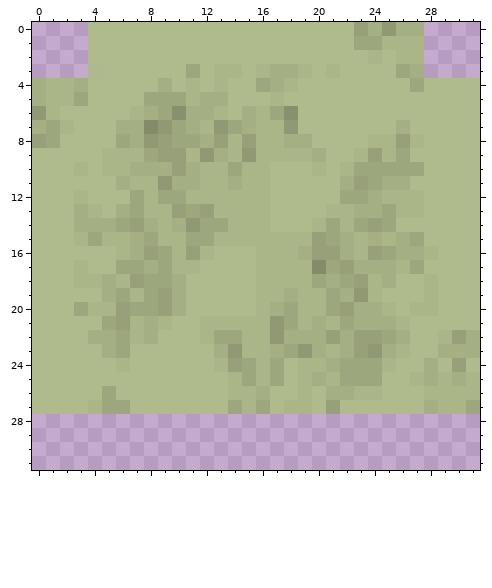
Pixel-art sprite -- Dido/DiDo/DiDo/Assets/Tiles/paths/t/180.png. The picture above was drawn from the file before the commit.
The file is 32x32 pixels. Colours within 5 levels of each other are drawn and written as one.
After:
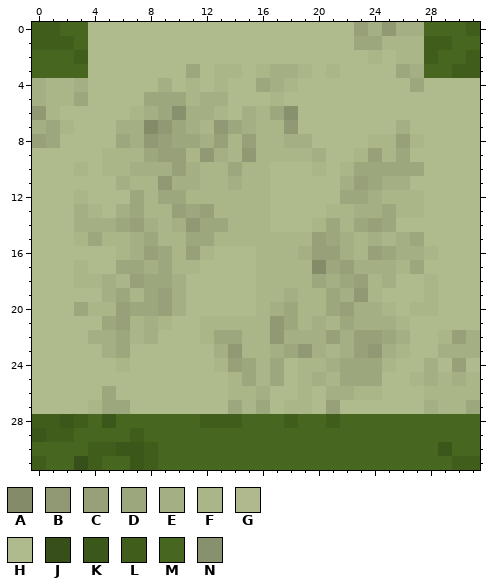
Palette (. is transparent): A #838b69  B #909973  C #97a078  D #9da77d  E #a5af84  F #aab588  G #afba8cf7  H #b0bb8d  J #374f18  K #3c571a  L #405d1c  M #47661f  N #88916d
From old to new:
y 0: x 0..3 .... -> LLMM; x 28..31 .... -> MMML
y 1: x 0..3 .... -> LLLM; x 28..31 .... -> LLMM
y 2: x 0..3 .... -> MMML; x 28..31 .... -> LMML
y 3: x 0..4 ....G -> MMMMH; x 28..31 .... -> MMLL
y 28: x 0..31 ................................ -> LLKLMKMMMMMMLLLMMMLMMLMMMMMMMMMM
y 29: x 0..31 ................................ -> KLLMMMMLMMMMMMMMMMMMMMMMMMMMMMMM
y 30: x 0..31 ................................ -> MMMMLLKKLMMMMMMMMMMMMMMMMMMMMKMM
y 31: x 0..31 ................................ -> LMMJLMMKLMMMMMMMMMMMMMMMMMMMMMLL
Changed places in both pictures, as pixel boxes (x1, y1, x2, y2):
changed: (32, 22, 102, 78)
added: (424, 22, 480, 78)
added: (32, 414, 480, 470)
